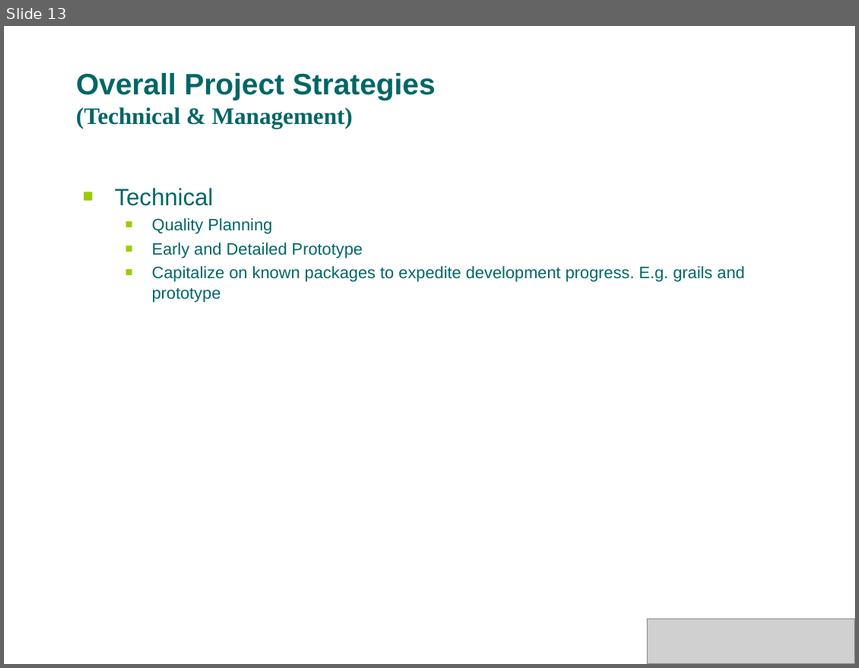
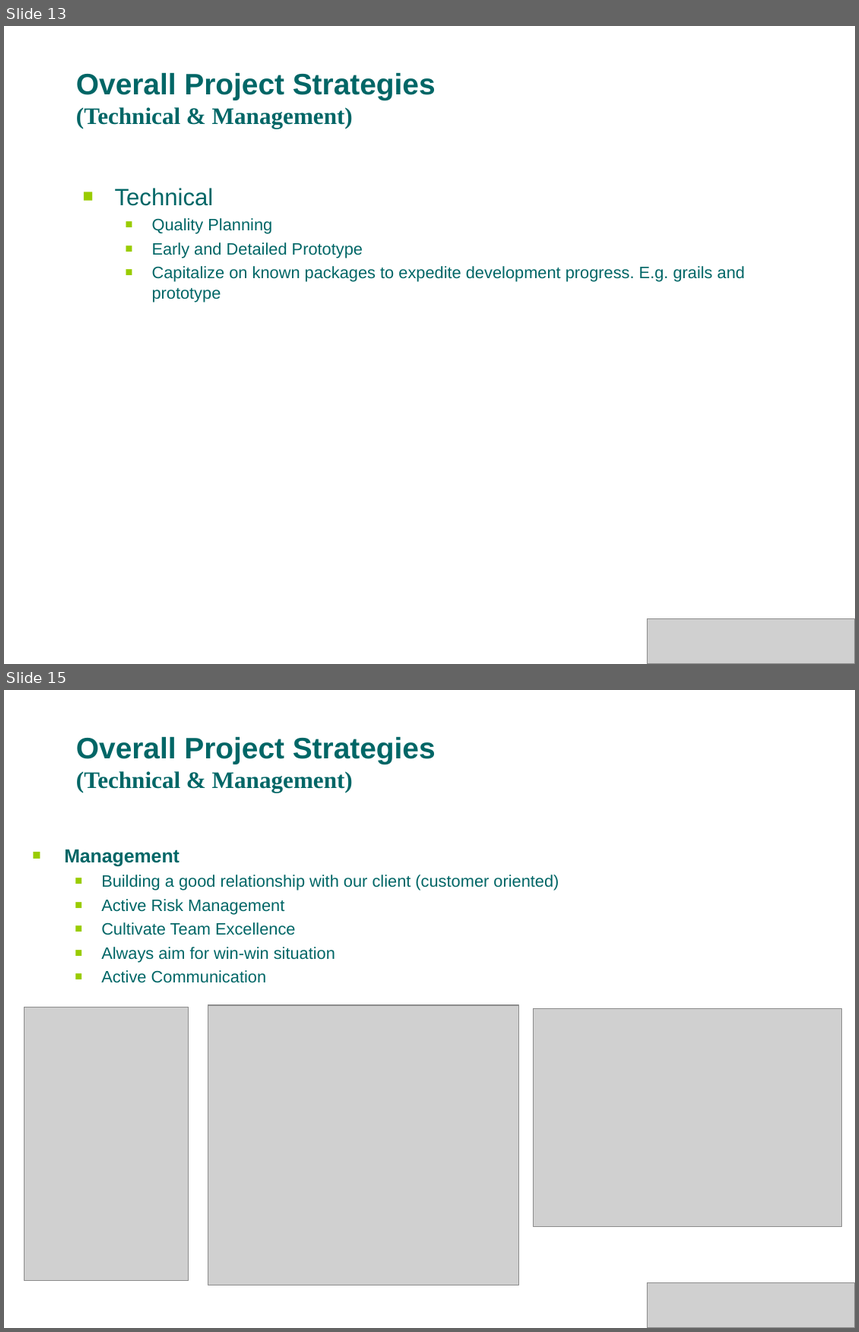
Before and after one commit to s4kshya/leezdr-repository, a slide deck: Exam Paper/MTECH_PROJ/Presentation/phase1_v2.ppt. Shown one above the other, each under a label of ours: slide 13 before the commit, slides 13 and 15 after it; the slides between them are not shown. The pictures are 859x668 and 859x1332 pixels, drawn with LibreOffice and Linux fonts; fonts in the diff are those of the drawing; grey boxes stand for pictures; background and template pictures are left out. Boxes give left, top, right and bottom in pixels: in the first picture for what was removed or moved away, otherwise in the second. Text is boxed around its words. In the diff, an @@ line names an element or a change of style, - is before the commit and + after.

```diff
--- a/Exam Paper/MTECH_PROJ/Presentation/phase1_v2.ppt
+++ b/Exam Paper/MTECH_PROJ/Presentation/phase1_v2.ppt
@@ slide 15 added at box(4, 690, 855, 1328), background picture (left out) @@
@@ title added at box(76, 736, 436, 792), 25 pt, text #006666, bold @@
+Overall Project Strategies
+(Technical & Management)
@@ text added at box(64, 850, 559, 983), 14 pt, text #006666 @@
+■ Management
+  ■ Building a good relationship with our client (customer oriented)
+  ■ Active Risk Management
+  ■ Cultivate Team Excellence
+  ■ Always aim for win-win situation
+  ■ Active Communication
@@ picture added at box(24, 1008, 188, 1281) @@
@@ picture added at box(208, 1005, 519, 1285) @@
@@ picture added at box(534, 1008, 842, 1227) @@
@@ picture added at box(648, 1284, 855, 1328) @@
```
Also in this commit, not shown: 2 slides changed.
